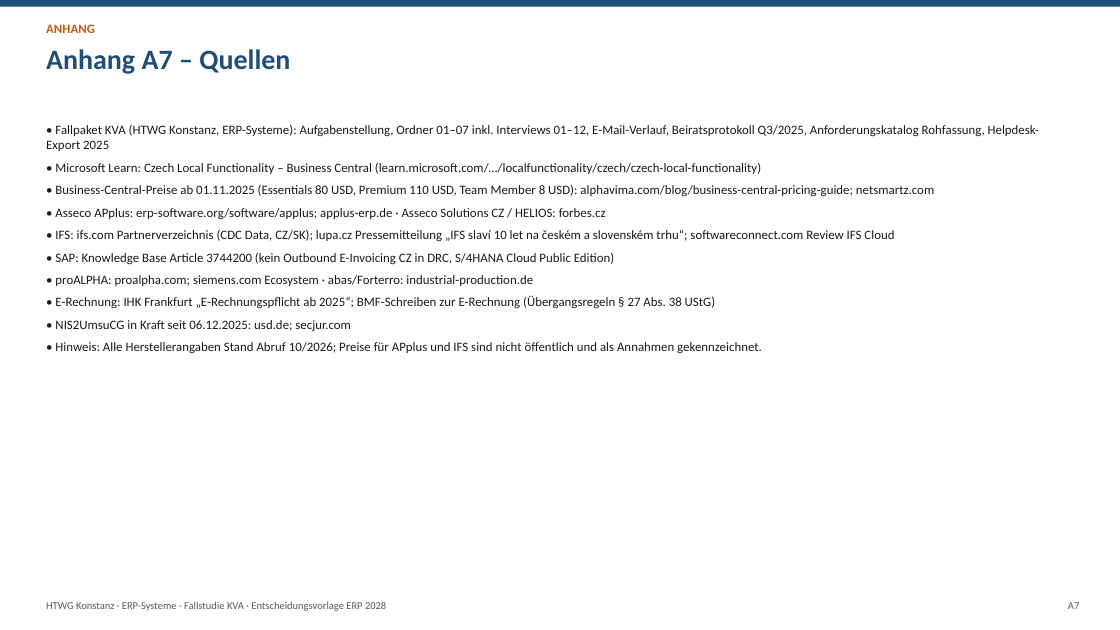
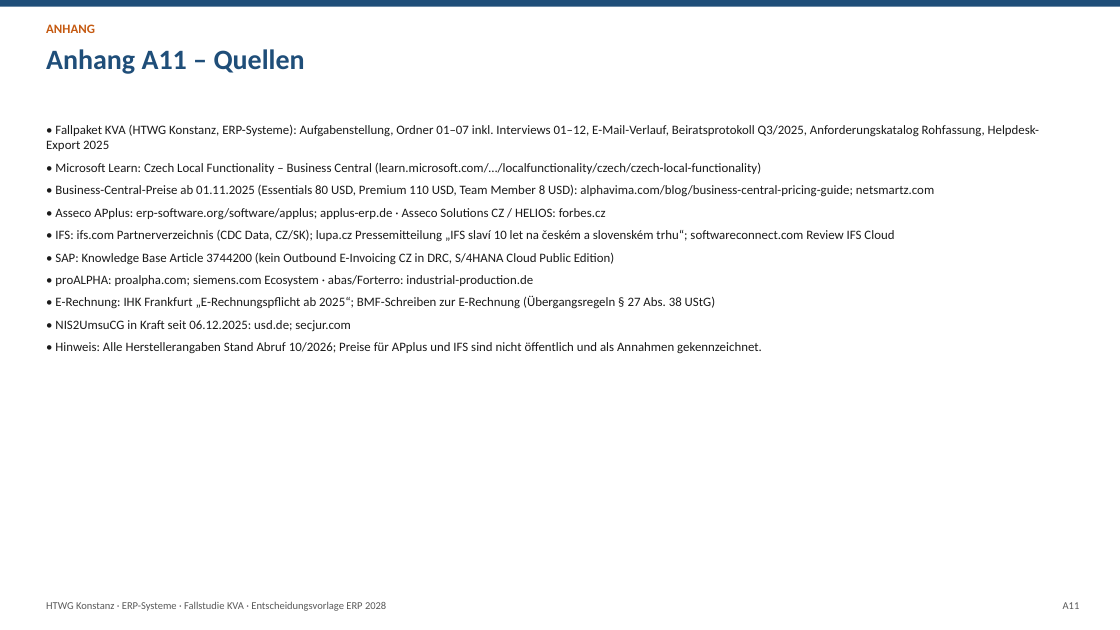
Before and after one commit to Layl10/ERP-Systeme, a slide deck: slide 16 of Abgabe/KVA_ERP2028_Management-Praesentation.pptx (slide 12 before the commit). Drawn at 1120x630 pixels with LibreOffice and Linux fonts; fonts in the diff are those of the drawing. Boxes give left, top, right and bottom in pixels: in the first picture for what was removed or moved away, otherwise in the second. Text is boxed around its words. In the diff, an @@ line names an element or a change of style, - is before the commit and + after.

```diff
--- a/Abgabe/KVA_ERP2028_Management-Praesentation.pptx
+++ b/Abgabe/KVA_ERP2028_Management-Praesentation.pptx
@@ text at [46, 49, 305, 74]: text changed @@
-Anhang A7 – Quellen
+Anhang A11 – Quellen
@@ text at [1063, 602, 1080, 609]: text changed @@
-A7
+A11
```
Also in this commit, not shown: 5 other slides changed, 4 slides added, 9 other files.
